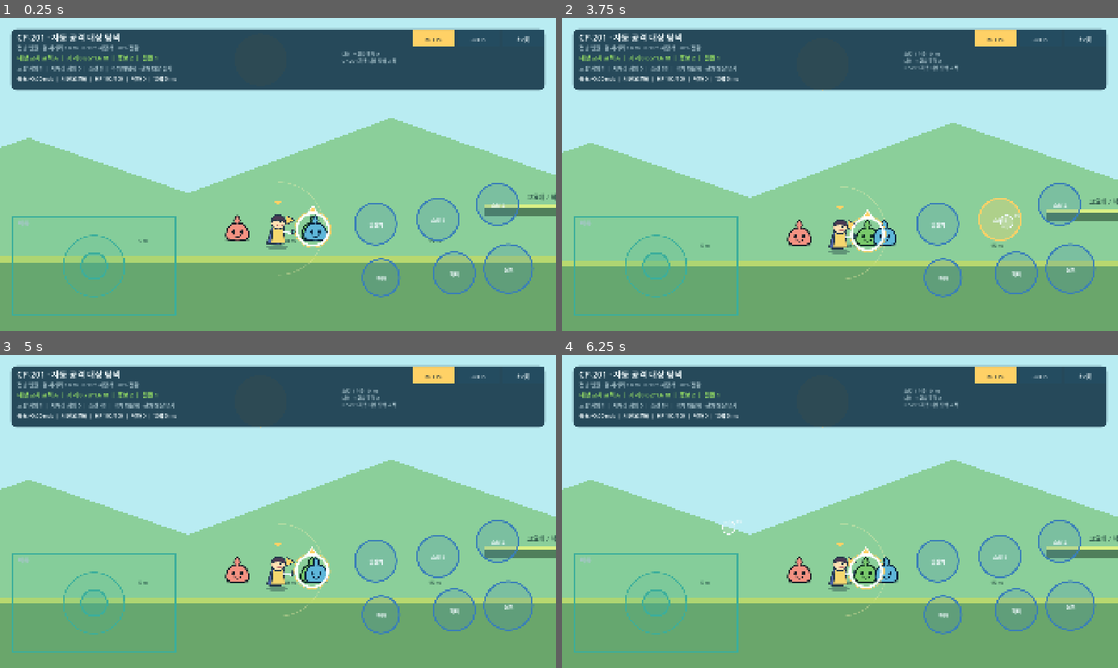
Above: before the commit, frames 1-4 (two rows, left to right).
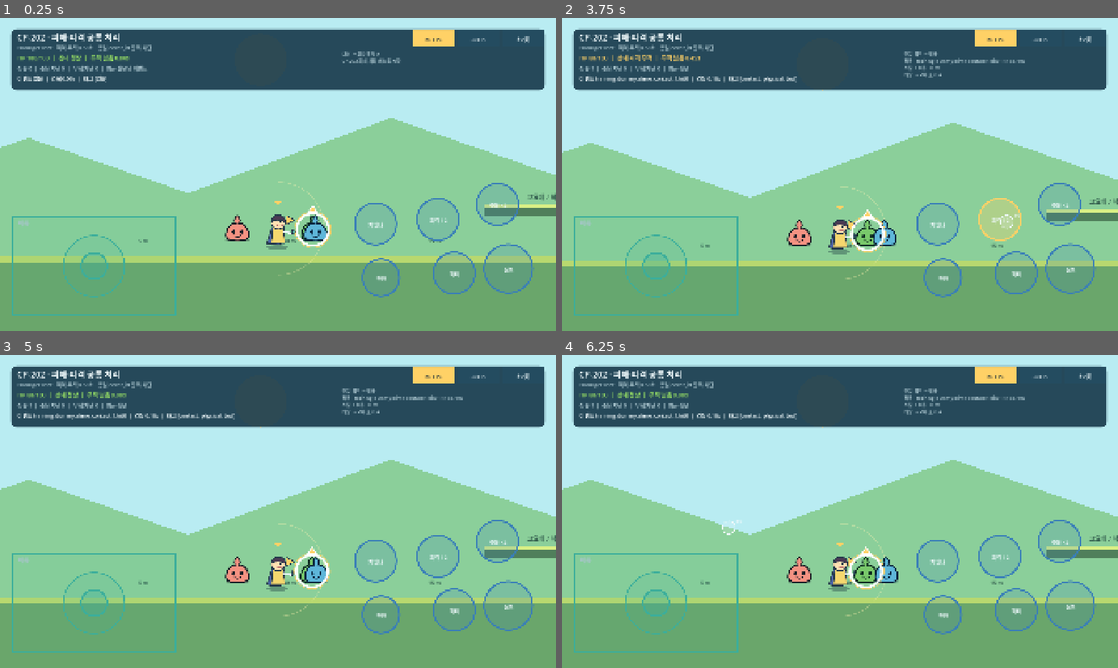
Above: after the commit, the same moments.

Repository: powerfulHimchan/happiness
Game: Godot game, scene res://scenes/movement/ground_movement_sandbox.tscn
The game is run twice, just before and just after one commit, with the same random seed, the same clock (stepped at 60 frames per second) and the same inputs.
Inputs (mouse positions are in pixels of both pictures, inside the frame that each line leads up to):
- Up to frame 1 (0.25 s): no input
- Up to frame 2 (3.75 s): move the mouse to (962, 158) at 0.52 s; click (962, 158) at 0.67 s; drag from (728, 190) to (1040, 233) at 1.27 s; move the mouse to (895, 105) at 2.02 s; click (895, 105) at 2.17 s; drag from (812, 237) to (673, 127) at 2.77 s; move the mouse to (1006, 221) at 3.52 s; click (1006, 221) at 3.67 s
- Up to frame 3 (5 s): drag from (111, 464) to (478, 570) at 4.27 s
- Up to frame 4 (6.25 s): move the mouse to (867, 511) at 5.02 s; click (867, 511) at 5.17 s; drag from (756, 433) to (728, 527) at 5.77 s

The runs differ from the first frame. In frame 1, 1.5% of the frame differs, in the area x 3-91%, y 4-68%; in frame 2, 1.9%; in frame 3, 1.9%; in frame 4, 1.9%.

Commit message:
feat(combat): add common damage processing

Diff:
--- a/game/scenes/movement/ground_movement_sandbox.tscn
+++ b/game/scenes/movement/ground_movement_sandbox.tscn
@@ -8,6 +8,7 @@
 [ext_resource type="Script" path="res://scripts/combat/prototype_target.gd" id="6_target"]
 [ext_resource type="Texture2D" path="res://assets/prototype_target.svg" id="7_target_texture"]
 [ext_resource type="Texture2D" path="res://assets/prototype_target_selection.svg" id="8_target_selection"]
+[ext_resource type="Script" path="res://scripts/combat/damage_receiver.gd" id="9_damage_receiver"]
 
 [sub_resource type="RectangleShape2D" id="LeftFloorShape"]
 size = Vector2(3300, 120)
@@ -118,6 +119,11 @@
 limit_bottom = 1080
 limit_smoothed = true
 
+[node name="DamageReceiver" type="Node" parent="Player"]
+script = ExtResource("9_damage_receiver")
+max_health = 100
+post_hit_invulnerability_s = 0.5
+
 [node name="AutoTargetSelector" type="Node2D" parent="Player"]
 z_index = 15
 script = ExtResource("5_selector")
--- /dev/null
+++ b/game/scripts/combat/damage_event.gd
@@ -0,0 +1,23 @@
+class_name DamageEvent
+extends RefCounted
+
+## 공격 한 번의 특정 타격 시점을 표현하는 공통 피해 데이터.
+## event_id가 같으면 같은 타격으로 간주해 한 대상에 중복 적용하지 않는다.
+
+var event_id: StringName = &""
+var attacker_id: StringName = &""
+var attack_id: StringName = &""
+var damage: int = 0
+var stagger_s: float = 0.0
+var tags: PackedStringArray = PackedStringArray()
+var source_position: Vector2 = Vector2.ZERO
+
+
+func summary() -> String:
+	return "%s/%s · 피해 %d · 경직 %.2fs · [%s]" % [
+		String(attacker_id),
+		String(attack_id),
+		damage,
+		stagger_s,
+		", ".join(tags),
+	]
--- /dev/null
+++ b/game/scripts/combat/damage_receiver.gd
@@ -0,0 +1,108 @@
+class_name DamageReceiver
+extends Node
+
+## 피해 적용, 동일 타격 중복 차단, 피격 후 무적과 사망을 한곳에서 관리한다.
+
+enum Result {
+	APPLIED,
+	DUPLICATE_BLOCKED,
+	INVULNERABLE_BLOCKED,
+	DEAD_BLOCKED,
+	INVALID_EVENT,
+}
+
+@export var max_health: int = 100
+@export var post_hit_invulnerability_s: float = 0.50
+
+var health: int = 100
+var dead: bool = false
+var applied_count: int = 0
+var duplicate_blocked_count: int = 0
+var invulnerable_blocked_count: int = 0
+var dead_blocked_count: int = 0
+var last_result: int = Result.INVALID_EVENT
+var last_event_id: String = "없음"
+var _post_hit_remaining_s: float = 0.0
+var _processed_event_ids: Dictionary = {}
+
+
+func _ready() -> void:
+	reset()
+
+
+func tick(delta: float) -> void:
+	_post_hit_remaining_s = maxf(0.0, _post_hit_remaining_s - delta)
+
+
+func try_receive(event: DamageEvent, external_invulnerable: bool = false) -> int:
+	if event == null or String(event.event_id).is_empty() or event.damage <= 0:
+		last_result = Result.INVALID_EVENT
+		return last_result
+
+	last_event_id = String(event.event_id)
+	if _processed_event_ids.has(event.event_id):
+		duplicate_blocked_count += 1
+		last_result = Result.DUPLICATE_BLOCKED
+		return last_result
+
+	# 회피나 피격 무적으로 막힌 공격도 같은 타격 시점에 다시 들어오지 않게 소비한다.
+	_processed_event_ids[event.event_id] = true
+	if dead:
+		dead_blocked_count += 1
+		last_result = Result.DEAD_BLOCKED
+		return last_result
+	if external_invulnerable or is_post_hit_invulnerable():
+		invulnerable_blocked_count += 1
+		last_result = Result.INVULNERABLE_BLOCKED
+		return last_result
+
+	health = maxi(0, health - event.damage)
+	applied_count += 1
+	dead = health <= 0
+	if not dead:
+		_post_hit_remaining_s = post_hit_invulnerability_s
+	last_result = Result.APPLIED
+	return last_result
+
+
+func apply_environmental_damage(amount: int, minimum_health: int = 0) -> int:
+	if dead or amount <= 0:
+		return 0
+	var previous_health := health
+	health = maxi(minimum_health, health - amount)
+	dead = health <= 0
+	return previous_health - health
+
+
+func is_post_hit_invulnerable() -> bool:
+	return _post_hit_remaining_s > 0.0
+
+
+func post_hit_remaining_s() -> float:
+	return _post_hit_remaining_s
+
+
+func reset() -> void:
+	health = max_health
+	dead = false
+	applied_count = 0
+	duplicate_blocked_count = 0
+	invulnerable_blocked_count = 0
+	dead_blocked_count = 0
+	last_result = Result.INVALID_EVENT
+	last_event_id = "없음"
+	_post_hit_remaining_s = 0.0
+	_processed_event_ids.clear()
+
+
+static func result_name(result: int) -> String:
+	match result:
+		Result.APPLIED:
+			return "적용"
+		Result.DUPLICATE_BLOCKED:
+			return "중복 차단"
+		Result.INVULNERABLE_BLOCKED:
+			return "무적 차단"
+		Result.DEAD_BLOCKED:
+			return "사망 후 차단"
+	return "잘못된 이벤트"
--- a/game/scripts/movement/ground_movement_controls.gd
+++ b/game/scripts/movement/ground_movement_controls.gd
@@ -1,13 +1,16 @@
 extends Control
 
-## CP-201용 모바일 조작 HUD.
-## 기존 이동 조작을 유지하면서 자동 공격 대상 선택 결과를 표시한다.
+## CP-202용 모바일 조작 HUD.
+## 기존 이동 조작을 유지하면서 피해 이벤트와 중복 차단 결과를 표시한다.
 
 signal move_vector_changed(input_vector: Vector2)
 signal jump_pressed
 signal jump_released
 signal evade_pressed
 signal reset_requested
+signal damage_test_pressed
+signal duplicate_damage_test_pressed
+signal lethal_damage_test_pressed
 
 const PANEL_COLOR := Color("18394b")
 const PANEL_BORDER_COLOR := Color("4f7180")
@@ -32,9 +35,9 @@
 const ACTION_LABELS := {
 	&"jump": "점프",
 	&"evade": "회피",
-	&"skill_1": "스킬 1",
-	&"skill_2": "스킬 2",
-	&"ultimate": "필살기",
+	&"skill_1": "피격 12",
+	&"skill_2": "중복 ×2",
+	&"ultimate": "치명타",
 	&"weapon_swap": "전환",
 }
 const ACTION_TYPES := {
@@ -67,12 +70,13 @@
 var last_invincibility_log_seen: String = ""
 var last_fall_log_seen: String = ""
 var last_target_key_seen: String = "없음"
+var last_damage_log_seen: String = ""
 
 
 func _ready() -> void:
 	Engine.max_fps = 60
 	_refresh_layout()
-	_append_action_log("CP-201 자동 대상 탐색 시작")
+	_append_action_log("CP-202 피해 처리 테스트 시작")
 	queue_redraw()
 
 
@@ -146,6 +150,12 @@
 		and fall_log != last_fall_log_seen:
 		last_fall_log_seen = fall_log
 		_append_action_log(fall_log)
+	var damage_log: String = String(metrics.get("last_damage_log", ""))
+	if not damage_log.is_empty() \
+		and damage_log != "피해 기록 대기" \
+		and damage_log != last_damage_log_seen:
+		last_damage_log_seen = damage_log
+		_append_action_log(damage_log)
 	queue_redraw()
 
 
@@ -156,6 +166,11 @@
 	if target_key != last_target_key_seen:
 		last_target_key_seen = target_key
 		_append_action_log("대상 → %s" % target_key)
+	queue_redraw()
+
+
+func report_damage_test(message: String) -> void:
+	_append_action_log(message)
 	queue_redraw()
 
 
@@ -242,6 +257,15 @@
 		PlayerCommand.Type.EVADE:
 			if command.phase == PlayerCommand.Phase.PRESSED:
 				evade_pressed.emit()
+		PlayerCommand.Type.SKILL_1:
+			if command.phase == PlayerCommand.Phase.PRESSED:
+				damage_test_pressed.emit()
+		PlayerCommand.Type.SKILL_2:
+			if command.phase == PlayerCommand.Phase.PRESSED:
+				duplicate_damage_test_pressed.emit()
+		PlayerCommand.Type.ULTIMATE:
+			if command.phase == PlayerCommand.Phase.PRESSED:
+				lethal_damage_test_pressed.emit()
 
 
 func _handle_header_action(position: Vector2) -> bool:
@@ -325,50 +349,48 @@
 		Vector2(safe.size.x - 28.0, clampf(safe.size.y * 0.205, 170.0, 215.0))
 	)
 	draw_style_box(_panel_style(Color(PANEL_COLOR, 0.91)), panel_rect)
-	_draw_text("CP-201 · 자동 공격 대상 탐색", panel_rect.position + Vector2(22.0, 40.0), 29)
+	_draw_text("CP-202 · 피해·피격 공통 처리", panel_rect.position + Vector2(22.0, 40.0), 29)
 	_draw_text(
-		"전방 반원 · 검 사거리 1.6 m · 0.10초 재탐색 · 20% 전환",
+		"DamageEvent · 피격 무적 0.50초 · 동일 event_id 중복 차단",
 		panel_rect.position + Vector2(22.0, 72.0),
 		18,
 		MUTED_TEXT_COLOR
 	)
 
-	var target_key: String = String(movement_metrics.get("target_key", "없음"))
-	var target_distance: float = float(movement_metrics.get("target_distance_m", 0.0))
-	var attack_range: float = float(movement_metrics.get("target_attack_range_m", 1.6))
-	var candidates: int = int(movement_metrics.get("target_candidate_count", 0))
-	var switches: int = int(movement_metrics.get("target_switch_count", 0))
+	var health: int = int(movement_metrics.get("health", 100))
+	var max_health: int = int(movement_metrics.get("max_health", 100))
+	var dead: bool = bool(movement_metrics.get("damage_dead", false))
+	var hit_invulnerable: bool = bool(movement_metrics.get("damage_post_hit_invulnerable", false))
+	var hit_invulnerable_s: float = float(movement_metrics.get("damage_post_hit_remaining_s", 0.0))
+	var state_text := "사망" if dead else ("피격 무적" if hit_invulnerable else "정상")
 	_draw_text(
-		"대상 %s  |  거리 %.2f/%.1f m  |  후보 %d  |  전환 %d" % [
-			target_key, target_distance, attack_range, candidates, switches,
+		"HP %d/%d  |  상태 %s  |  무적 남음 %.2fs" % [
+			health, max_health, state_text, hit_invulnerable_s,
 		],
 		panel_rect.position + Vector2(22.0, 108.0),
 		20,
-		PASS_COLOR if target_key != "없음" else WAIT_COLOR
-	)
-
-	var rear_filtered: int = int(movement_metrics.get("target_rear_filtered", 0))
-	var range_filtered: int = int(movement_metrics.get("target_range_filtered", 0))
-	var scans: int = int(movement_metrics.get("target_scan_count", 0))
-	var decision: String = String(movement_metrics.get("target_last_decision", "탐색 대기"))
+		WAIT_COLOR if dead else (ACTIVE_COLOR if hit_invulnerable else PASS_COLOR)
+	)
+
+	var applied: int = int(movement_metrics.get("damage_applied_count", 0))
+	var duplicates: int = int(movement_metrics.get("damage_duplicate_blocked_count", 0))
+	var invulnerable_blocks: int = int(movement_metrics.get("damage_invulnerable_blocked_count", 0))
+	var last_result: String = String(movement_metrics.get("damage_last_result", "대기"))
 	_draw_text(
-		"후방 제외 %d  |  사거리 제외 %d  |  스캔 %d  |  %s" % [
-			rear_filtered, range_filtered, scans, decision,
+		"적용 %d  |  중복 차단 %d  |  무적 차단 %d  |  최근 %s" % [
+			applied, duplicates, invulnerable_blocks, last_result,
 		],
 		panel_rect.position + Vector2(22.0, 143.0),
 		18,
 		MUTED_TEXT_COLOR
 	)
 
-	var speed: float = float(movement_metrics.get("speed_mps", 0.0))
-	var health: int = int(movement_metrics.get("health", 100))
-	var max_health: int = int(movement_metrics.get("max_health", 100))
-	var falls: int = int(movement_metrics.get("fall_count", 0))
-	var facing: int = int(movement_metrics.get("facing", 1))
-	var facing_text := "오른쪽" if facing > 0 else "왼쪽"
+	var last_event: String = String(movement_metrics.get("damage_last_event_id", "없음"))
+	var tags: String = String(movement_metrics.get("last_damage_tags", "없음"))
+	var stagger_s: float = float(movement_metrics.get("last_stagger_s", 0.0))
 	_draw_text(
-		"속도 %+.2f m/s  |  시선 %s  |  HP %d/%d  |  낙하 %d  |  입력 %d ms" % [
-			speed, facing_text, health, max_health, falls, last_latency_msec,
+		"이벤트 %s  |  경직 %.2fs  |  태그 [%s]" % [
+			last_event, stagger_s, tags,
 		],
 		panel_rect.position + Vector2(22.0, 178.0),
 		18,
--- a/game/scripts/movement/ground_movement_sandbox.gd
+++ b/game/scripts/movement/ground_movement_sandbox.gd
@@ -1,6 +1,6 @@
 extends Node2D
 
-## CP-201 이동 트랙 위 자동 공격 대상 탐색과 표시 검증을 담당한다.
+## CP-202 공통 피해 이벤트, 중복 차단, 피격 무적과 사망 검증을 담당한다.
 
 const TRACK_START := Vector2(960.0, 780.0)
 const TRACK_LEFT := 100.0
@@ -17,14 +17,20 @@
 @onready var target_selector: AutoTargetSelector = $Player/AutoTargetSelector
 @onready var controls: Control = $CanvasLayer/GroundMovementControls
 
+var _attack_sequence: int = 0
+
 
 func _ready() -> void:
 	controls.move_vector_changed.connect(player.set_move_vector)
 	controls.jump_pressed.connect(player.request_jump)
 	controls.jump_released.connect(player.release_jump)
 	controls.evade_pressed.connect(player.request_evade)
+	controls.damage_test_pressed.connect(_run_damage_test)
+	controls.duplicate_damage_test_pressed.connect(_run_duplicate_damage_test)
+	controls.lethal_damage_test_pressed.connect(_run_lethal_damage_test)
 	controls.reset_requested.connect(_reset_test)
 	player.fall_recovery_started.connect(controls.release_all_inputs)
+	player.player_died.connect(controls.release_all_inputs)
 	player.movement_metrics_changed.connect(controls.update_movement_metrics)
 	target_selector.target_metrics_changed.connect(controls.update_target_metrics)
 	$LeftSafeZone.body_entered.connect(
@@ -76,6 +82,19 @@
 		"recovery_state": "정상",
 		"input_locked": false,
 		"fall_recovery_remaining_s": 0.0,
+		"damage_dead": false,
+		"damage_post_hit_invulnerable": false,
+		"damage_post_hit_remaining_s": 0.0,
+		"damage_applied_count": 0,
+		"damage_duplicate_blocked_count": 0,
+		"damage_invulnerable_blocked_count": 0,
+		"damage_dead_blocked_count": 0,
+		"damage_last_result": "대기",
+		"damage_last_event_id": "없음",
+		"last_damage_log": "피해 기록 대기",
+		"last_damage_summary": "없음",
+		"last_damage_tags": "없음",
+		"last_stagger_s": 0.0,
 	})
 	target_selector.force_scan()
 	queue_redraw()
@@ -150,6 +169,7 @@
 
 
 func _reset_test() -> void:
+	_attack_sequence = 0
 	player.reset_movement_test(TRACK_START)
 	for node in get_tree().get_nodes_in_group("targetable"):
 		var target := node as PrototypeTarget
@@ -157,6 +177,64 @@
 			target.reset_target()
 	target_selector.reset_selection()
 	controls.release_all_inputs()
+
+
+func _run_damage_test() -> void:
+	var event := _create_damage_event(
+		&"slime_contact",
+		12,
+		0.18,
+		PackedStringArray(["contact", "physical", "test"])
+	)
+	var result := player.receive_damage(event)
+	controls.report_damage_test("단일 피격 → %s" % DamageReceiver.result_name(result))
+
+
+func _run_duplicate_damage_test() -> void:
+	var event := _create_damage_event(
+		&"duplicate_contact",
+		14,
+		0.22,
+		PackedStringArray(["contact", "duplicate_test"])
+	)
+	var first_result := player.receive_damage(event)
+	var second_result := player.receive_damage(event)
+	controls.report_damage_test("동일 ID ×2 → %s / %s" % [
+		DamageReceiver.result_name(first_result),
+		DamageReceiver.result_name(second_result),
+	])
+
+
+func _run_lethal_damage_test() -> void:
+	var event := _create_damage_event(
+		&"elite_finisher",
+		120,
+		0.35,
+		PackedStringArray(["heavy", "physical", "lethal_test"])
+	)
+	var result := player.receive_damage(event)
+	controls.report_damage_test("치명 피해 → %s" % DamageReceiver.result_name(result))
+
+
+func _create_damage_event(
+	attack_id: StringName,
+	damage: int,
+	stagger_s: float,
+	tags: PackedStringArray
+) -> DamageEvent:
+	_attack_sequence += 1
+	var event := DamageEvent.new()
+	event.event_id = StringName("training_dummy:%s:%d:hit0" % [
+		String(attack_id),
+		_attack_sequence,
+	])
+	event.attacker_id = &"training_dummy"
+	event.attack_id = attack_id
+	event.damage = damage
+	event.stagger_s = stagger_s
+	event.tags = tags
+	event.source_position = player.global_position + Vector2(180.0, -38.0)
+	return event
 
 
 func _on_safe_zone_entered(
--- a/game/scripts/player/prototype_player.gd
+++ b/game/scripts/player/prototype_player.gd
@@ -1,11 +1,12 @@
 class_name PrototypePlayer
 extends CharacterBody2D
 
-## CP-105 이동 액션과 낙하 복귀 모델.
+## CP-202 이동 액션 위 공통 피해·피격·사망 모델.
 ## 100 px를 1 m로 환산해 기획 수치를 물리 좌표에 적용한다.
 
 signal movement_metrics_changed(metrics: Dictionary)
 signal fall_recovery_started
+signal player_died
 
 enum MobilityAction {
 	NONE,
@@ -35,6 +36,7 @@
 const FALL_BOUNDARY_Y := 1160.0
 const FALL_RECOVERY_DELAY_S := 0.45
 const RESPAWN_INPUT_LOCK_S := 0.20
+const POST_HIT_FLASH_S := 0.12
 const INPUT_DEAD_ZONE := 0.18
 const STOP_EPSILON_MPS := 0.02
 
@@ -55,12 +57,15 @@
 var air_dash_count: int = 0
 var last_mobility_result: String = "대기"
 var last_invincibility_log: String = "무적 로그 대기"
-var health: int = MAX_HEALTH
 var fall_count: int = 0
 var last_fall_damage: int = 0
 var last_fall_log: String = "낙하 기록 대기"
 var last_safe_position: Vector2 = Vector2(960.0, 780.0)
 var last_safe_label: String = "시작 지점"
+var last_damage_log: String = "피해 기록 대기"
+var last_damage_summary: String = "없음"
+var last_damage_tags: String = "없음"
+var last_stagger_s: float = 0.0
 var _stop_test_active: bool = false
 var _stop_elapsed_s: float = 0.0
 var _stop_distance_px: float = 0.0
@@ -84,9 +89,11 @@
 var _fall_recovery_active: bool = false
 var _fall_recovery_remaining_s: float = 0.0
 var _input_lock_remaining_s: float = 0.0
+var _hit_flash_remaining_s: float = 0.0
 
 @onready var avatar: Node2D = $Avatar
 @onready var avatar_sprite: Sprite2D = $Avatar/Sprite2D
+@onready var damage_receiver: DamageReceiver = $DamageReceiver
 
 
 func _ready() -> void:
@@ -95,6 +102,14 @@
 
 
 func _physics_process(delta: float) -> void:
+	damage_receiver.tick(delta)
+	_hit_flash_remaining_s = maxf(0.0, _hit_flash_remaining_s - delta)
+	if damage_receiver.dead:
+		velocity = Vector2.ZERO
+		_update_avatar_action_visual()
+		_emit_metrics()
+		return
+
 	if _fall_recovery_active:
 		_update_fall_recovery(delta)
 		_update_avatar_action_visual()
@@ -204,6 +219,31 @@
 		return
 	last_safe_position = spawn_position
 	last_safe_label = safe_label
+
+
+func receive_damage(event: DamageEvent) -> int:
+	var result := damage_receiver.try_receive(event, invincible or _fall_recovery_active)
+	last_damage_summary = event.summary() if event != null else "잘못된 이벤트"
+	last_damage_tags = ", ".join(event.tags) if event != null else "없음"
+	last_stagger_s = event.stagger_s if event != null else 0.0
+	last_damage_log = "%s · %s · HP %d/%d" % [
+		DamageReceiver.result_name(result),
+		String(event.event_id) if event != null else "ID 없음",
+		damage_receiver.health,
+		damage_receiver.max_health,
+	]
+
+	if result == DamageReceiver.Result.APPLIED:
+		_hit_flash_remaining_s = POST_HIT_FLASH_S
+		_input_lock_remaining_s = maxf(_input_lock_remaining_s, event.stagger_s)
+		move_input = 0.0
+		move_input_vector = Vector2.ZERO
+		if damage_receiver.dead:
+			_cancel_actions_for_recovery()
+			velocity = Vector2.ZERO
+			player_died.emit()
+	_emit_metrics()
+	return result
 
 
 func reset_movement_test(spawn_position: Vector2) -> void:
@@ -223,12 +263,16 @@
 	air_dash_count = 0
 	last_mobility_result = "대기"
 	last_invincibility_log = "무적 로그 대기"
-	health = MAX_HEALTH
+	damage_receiver.reset()
 	fall_count = 0
 	last_fall_damage = 0
 	last_fall_log = "낙하 기록 대기"
 	last_safe_position = spawn_position
 	last_safe_label = "시작 지점"
+	last_damage_log = "피해 기록 대기"
+	last_damage_summary = "없음"
+	last_damage_tags = "없음"
+	last_stagger_s = 0.0
 	stop_test_passed = false
 	reversal_test_passed = false
 	last_stop_time_s = 0.0
@@ -256,6 +300,7 @@
 	_fall_recovery_active = false
 	_fall_recovery_remaining_s = 0.0
 	_input_lock_remaining_s = 0.0
+	_hit_flash_remaining_s = 0.0
 	avatar.visible = true
 	avatar_sprite.modulate = Color.WHITE
 	_emit_metrics()
@@ -385,7 +430,17 @@
 
 
 func _update_avatar_action_visual() -> void:
-	if _input_lock_remaining_s > 0.0:
+	if damage_receiver.dead:
+		avatar_sprite.modulate = Color("647986")
+	elif _hit_flash_remaining_s > 0.0:
+		avatar_sprite.modulate = (
+			Color.WHITE
+			if int(Engine.get_physics_frames()) % 4 < 2
+			else Color("ff6b6b")
+		)
+	elif damage_receiver.is_post_hit_invulnerable():
+		avatar_sprite.modulate = Color("ffb4a9")
+	elif _input_lock_remaining_s > 0.0:
 		avatar_sprite.modulate = Color("ff9f8f")
 	elif invincible:
 		avatar_sprite.modulate = Color("76f4ff")
@@ -409,7 +464,7 @@
 		return
 	fall_count += 1
 	last_fall_damage = int(round(MAX_HEALTH * FALL_DAMAGE_RATIO))
-	health = maxi(1, health - last_fall_damage)
+	last_fall_damage = damage_receiver.apply_environmental_damage(last_fall_damage, 1)
 	last_fall_log = "낙하 %d회 · HP -%d" % [fall_count, last_fall_damage]
 	_fall_recovery_active = true
 	_fall_recovery_remaining_s = FALL_RECOVERY_DELAY_S
@@ -431,7 +486,11 @@
 	_fall_recovery_active = false
 	air_dash_available = true
 	avatar.visible = true
-	last_fall_log = "복귀 %s · HP %d/%d" % [last_safe_label, health, MAX_HEALTH]
+	last_fall_log = "복귀 %s · HP %d/%d" % [
+		last_safe_label,
+		damage_receiver.health,
+		damage_receiver.max_health,
+	]
 
 
 func _cancel_actions_for_recovery() -> void:
@@ -448,7 +507,7 @@
 
 
 func _is_input_locked() -> bool:
-	return _fall_recovery_active or _input_lock_remaining_s > 0.0
+	return damage_receiver.dead or _fall_recovery_active or _input_lock_remaining_s > 0.0
 
 
 func _recovery_state_name() -> String:
@@ -556,8 +615,8 @@
 		"last_invincibility_log": last_invincibility_log,
 		"invincibility_start_frame": _invincibility_start_frame,
 		"invincibility_end_frame": _invincibility_end_frame,
-		"health": health,
-		"max_health": MAX_HEALTH,
+		"health": damage_receiver.health,
+		"max_health": damage_receiver.max_health,
 		"fall_count": fall_count,
 		"last_fall_damage": last_fall_damage,
 		"last_fall_log": last_fall_log,
@@ -566,4 +625,17 @@
 		"recovery_state": _recovery_state_name(),
 		"input_locked": _is_input_locked(),
 		"fall_recovery_remaining_s": _fall_recovery_remaining_s,
+		"damage_dead": damage_receiver.dead,
+		"damage_post_hit_invulnerable": damage_receiver.is_post_hit_invulnerable(),
+		"damage_post_hit_remaining_s": damage_receiver.post_hit_remaining_s(),
+		"damage_applied_count": damage_receiver.applied_count,
+		"damage_duplicate_blocked_count": damage_receiver.duplicate_blocked_count,
+		"damage_invulnerable_blocked_count": damage_receiver.invulnerable_blocked_count,
+		"damage_dead_blocked_count": damage_receiver.dead_blocked_count,
+		"damage_last_result": DamageReceiver.result_name(damage_receiver.last_result),
+		"damage_last_event_id": damage_receiver.last_event_id,
+		"last_damage_log": last_damage_log,
+		"last_damage_summary": last_damage_summary,
+		"last_damage_tags": last_damage_tags,
+		"last_stagger_s": last_stagger_s,
 	})
Not shown, changed: game/export_presets.cfg
Not shown: 1 places in game/scenes/movement/ground_movement_sandbox.tscn that only renumber resources
Not shown, changed: .github/workflows/build-android-apk.yml
Not shown, changed: README.md
Not shown, changed: docs/prototype/CP001_CP002_STATUS.md
Not shown, changed: game/README.md
Not shown, changed: scripts/check_godot_project.sh
